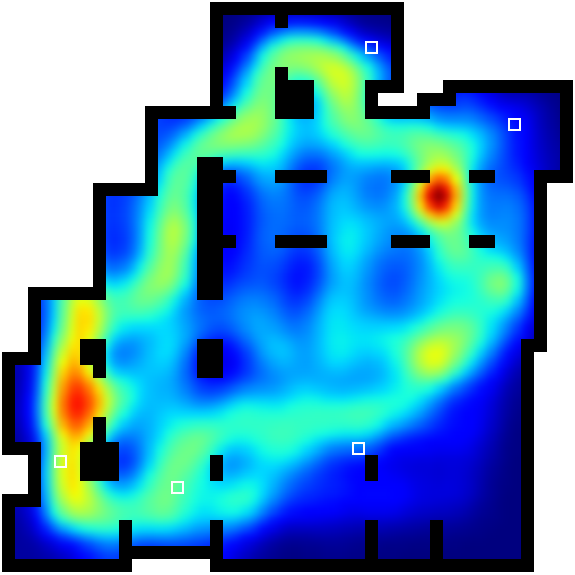
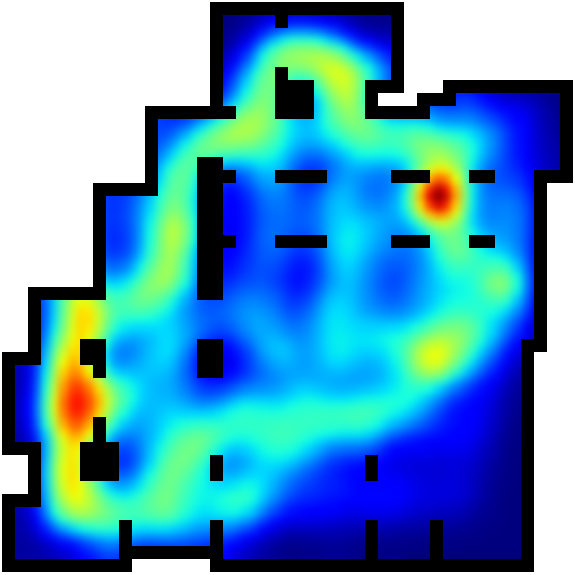
Layer changes from the first 575px x 575px image to the second:
painted on "arena_uniform.png" over [54, 41, 521, 494]
